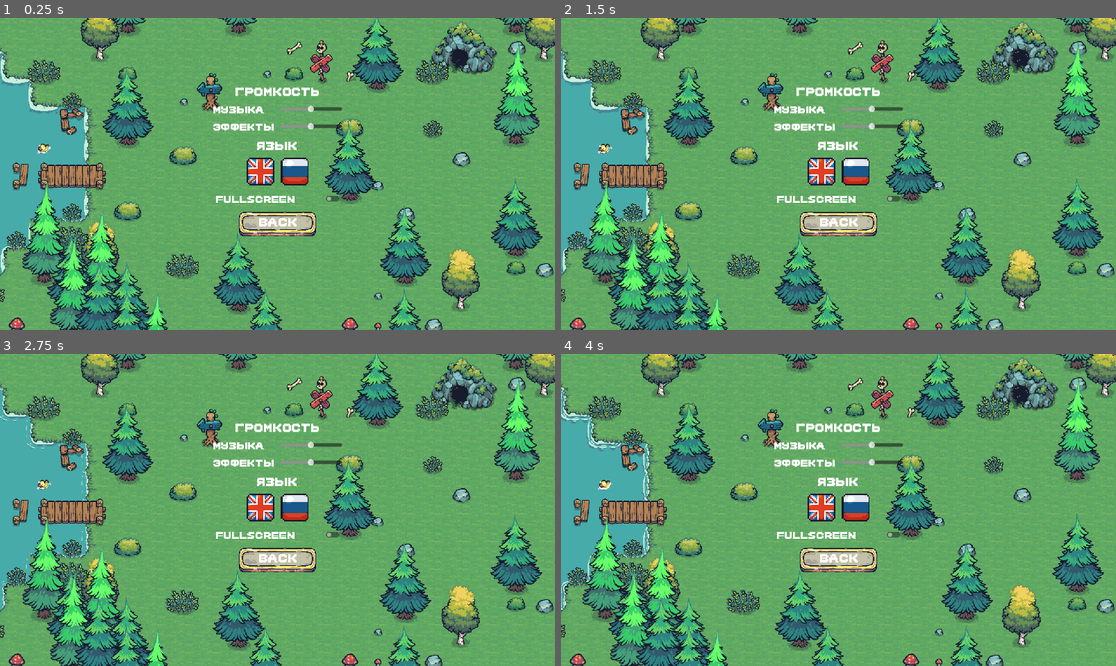
Above: before the commit, frames 1-4 (two rows, left to right).
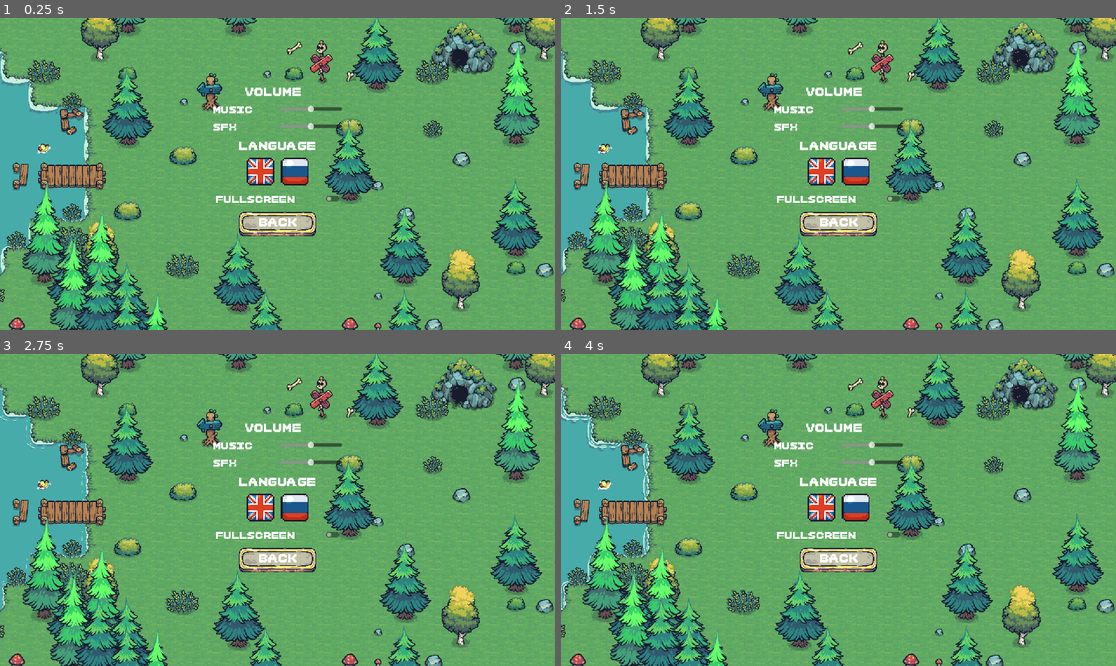
Above: after the commit, the same moments.

Repository: darkicestormteam/Fgame
Game: Godot game, scene res://scenes/mainmenu.tscn
Two runs of this game, one before a commit and one after it. Both use one fixed random seed, a clock stepped at 60 frames per second and the inputs below.
Inputs (mouse positions are in pixels of both pictures, inside the frame that each line leads up to):
- Up to frame 1 (0.25 s): no input
- Up to frame 2 (1.5 s): click (821, 170) at 0.5 s; click (855, 170) at 1.25 s
- Up to frame 3 (2.75 s): hold D (move_right) from 2.03 s (still down)
- Up to frame 4 (4 s): release D (move_right) at 2.78 s; hold S (move_down) 2.78-3.53 s; hold D (move_right) from 3.53 s (still down)

The runs differ from the first frame. In frame 1, 0.7% of the frame differs, in the area x 38-58%, y 22-43%; in frame 2, 0.7%; in frame 3, 0.7%; in frame 4, 0.7%.
Error after the commit: Parse Error: Expression is of type "res://script/localized_control.gd" so it can't be of type "Button". (res://script/localized_control.gd:11)

Commit message:
update branch

Diff:
--- a/scenes/TimerGame.tscn
+++ b/scenes/TimerGame.tscn
@@ -1,7 +1,7 @@
 [gd_scene load_steps=3 format=3 uid="uid://d15dwj5s4a5gl"]
 
 [ext_resource type="Script" uid="uid://d32m1g2dcmh6v" path="res://script/timer_game.gd" id="1_j78np"]
-[ext_resource type="Script" uid="uid://811b10a95cd64a5fb6a2bc783f4667ec" path="res://script/localized_label.gd" id="40_localized"]
+[ext_resource type="Script" uid="uid://newlocalizedcontrol123" path="res://script/localized_control.gd" id="40_localized"]
 
 [node name="HUD" type="CanvasLayer"]
 script = ExtResource("1_j78np")
--- a/scenes/game_over.tscn
+++ b/scenes/game_over.tscn
@@ -4,7 +4,7 @@
 [ext_resource type="Texture2D" uid="uid://clw1rp4vw1ldc" path="res://assets/Bunners/Ribbons/Ribbon_Blue_3Slides.png" id="2_wqhvx"]
 [ext_resource type="Texture2D" uid="uid://k8c3kmmnh1t4" path="res://Tiny Swords (Update 010)/UI/Buttons/Button_Red.png" id="3_racf3"]
 [ext_resource type="Texture2D" uid="uid://muocld532s2n" path="res://Tiny Swords (Update 010)/UI/Buttons/Button_Red_3Slides.png" id="4_7m3ot"]
-[ext_resource type="Script" uid="uid://811b10a95cd64a5fb6a2bc783f4667ec" path="res://script/localized_label.gd" id="40_localized"]
+[ext_resource type="Script" uid="uid://newlocalizedcontrol123" path="res://script/localized_control.gd" id="40_localized"]
 
 [sub_resource type="TileSetAtlasSource" id="TileSetAtlasSource_tbwuq"]
 texture = ExtResource("2_wqhvx")
--- a/scenes/mainmenu.tscn
+++ b/scenes/mainmenu.tscn
@@ -37,9 +37,9 @@
 [ext_resource type="AudioStream" uid="uid://dwof0d1ttn87n" path="res://assets/sounds/sfx/vgmenuhighlight.wav" id="31_jqs8n"]
 [ext_resource type="Script" uid="uid://b8wymmxcoglgj" path="res://script/music.gd" id="36_dsjw7"]
 [ext_resource type="Script" uid="uid://bqy2jtvd4egk5" path="res://script/sfx.gd" id="37_altoc"]
-[ext_resource type="Script" uid="uid://811b10a95cd64a5fb6a2bc783f4667ec" path="res://script/localized_label.gd" id="40_localized"]
 [ext_resource type="Texture2D" uid="uid://8xyiaw55sktc" path="res://assets/engflag.png" id="38_owq6t"]
 [ext_resource type="Texture2D" uid="uid://js8bm1dd5ruf" path="res://assets/rusflag.png" id="39_hn8mj"]
+[ext_resource type="Script" uid="uid://newlocalizedcontrol123" path="res://script/localized_control.gd" id="40_localized"]
 
 [sub_resource type="TileSetAtlasSource" id="TileSetAtlasSource_wny6h"]
 texture = ExtResource("2_h73c4")
@@ -765,6 +765,8 @@
 text = "btn_start"
 horizontal_alignment = 1
 vertical_alignment = 1
+script = ExtResource("40_localized")
+key = "btn_start"
 
 [node name="Settings" type="TextureButton" parent="MarginContainer/VBoxContainer"]
 layout_mode = 2
@@ -785,6 +787,8 @@
 text = "btn_settings"
 horizontal_alignment = 1
 vertical_alignment = 1
+script = ExtResource("40_localized")
+key = "btn_settings"
 
 [node name="Exit" type="TextureButton" parent="MarginContainer/VBoxContainer"]
 layout_mode = 2
@@ -805,6 +809,8 @@
 text = "btn_exit"
 horizontal_alignment = 1
 vertical_alignment = 1
+script = ExtResource("40_localized")
+key = "btn_exit"
 
 [node name="Camera2D" type="Camera2D" parent="."]
 zoom = Vector2(1.5, 1.5)
@@ -946,3 +952,5 @@
 text = "btn_back"
 horizontal_alignment = 1
 vertical_alignment = 1
+script = ExtResource("40_localized")
+key = "btn_back"
--- /dev/null
+++ b/script/localized_control.gd
@@ -0,0 +1,16 @@
+extends Node
+
+@export var key: String = ""
+
+func _ready() -> void:
+	update_text()
+
+func update_text() -> void:
+	if key != "":
+		var translated_text = Localization.get_text(key)
+		if self is Button:
+			self.text = translated_text
+		elif self is Label:
+			self.text = translated_text
+		elif self is CheckButton:
+			self.text = translated_text
--- a/script/mainmenu.gd
+++ b/script/mainmenu.gd
@@ -60,8 +60,8 @@
 	$Tap.play()
 	# Устанавливаем английский язык
 	Localization.set_locale("en")
-	# Обновляем все тексты в настройках
-	_update_localized_labels()
+	# Обновляем все тексты в главном меню и настройках
+	_update_all_localized_texts()
 
 
 func _on_rus_pressed() -> void:
@@ -69,18 +69,17 @@
 	$Tap.play()
 	# Устанавливаем русский язык
 	Localization.set_locale("ru")
-	# Обновляем все тексты в настройках
-	_update_localized_labels()
+	# Обновляем все тексты в главном меню и настройках
+	_update_all_localized_texts()
 
 
-func _update_localized_labels() -> void:
-	# Находим все Label с скриптом localized_label и обновляем их текст
-	for node in $MarginContainer2/VBoxContainer.get_children():
-		if node.has_method("update_text"):
-			node.update_text()
-	for node in $MarginContainer2/VBoxContainer/HBoxContainer.get_children():
-		if node.has_method("update_text"):
-			node.update_text()
-	for node in $MarginContainer2/VBoxContainer/HBoxContainer2.get_children():
-		if node.has_method("update_text"):
-			node.update_text()
+func _update_all_localized_texts() -> void:
+	# Рекурсивно находим все узлы с методом update_text
+	_update_node_recursive(self)
+
+
+func _update_node_recursive(node: Node) -> void:
+	if node.has_method("update_text"):
+		node.update_text()
+	for child in node.get_children():
+		_update_node_recursive(child)
Not shown, changed: .gitignore
